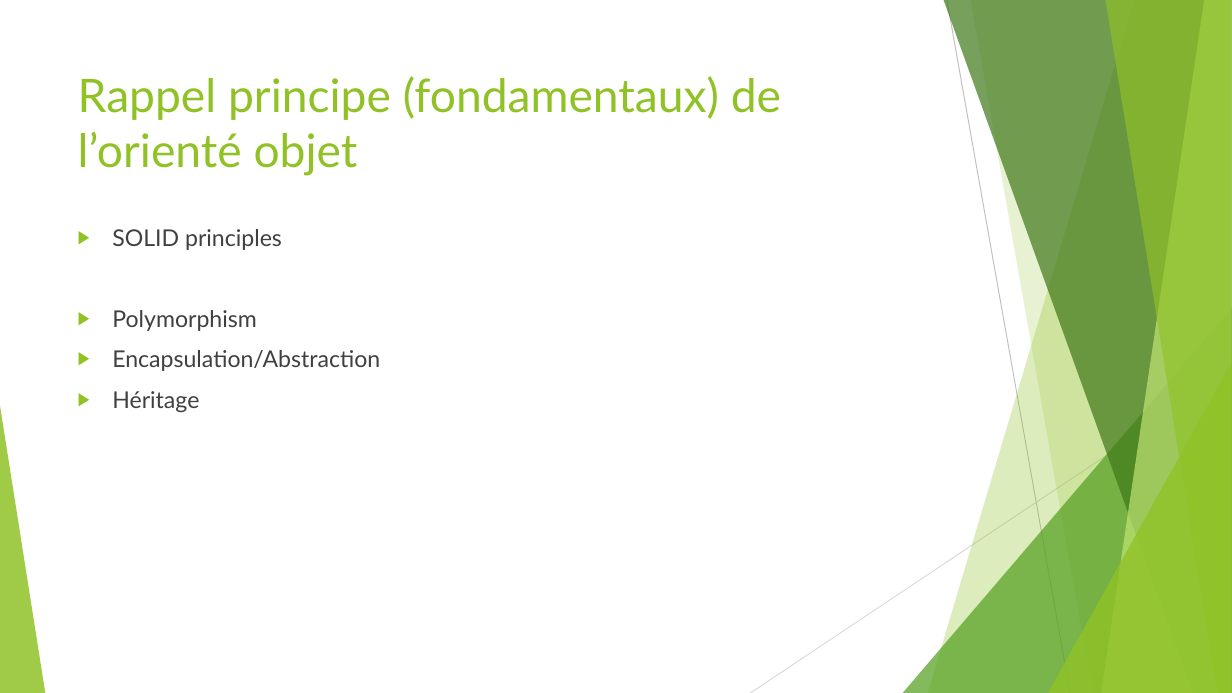
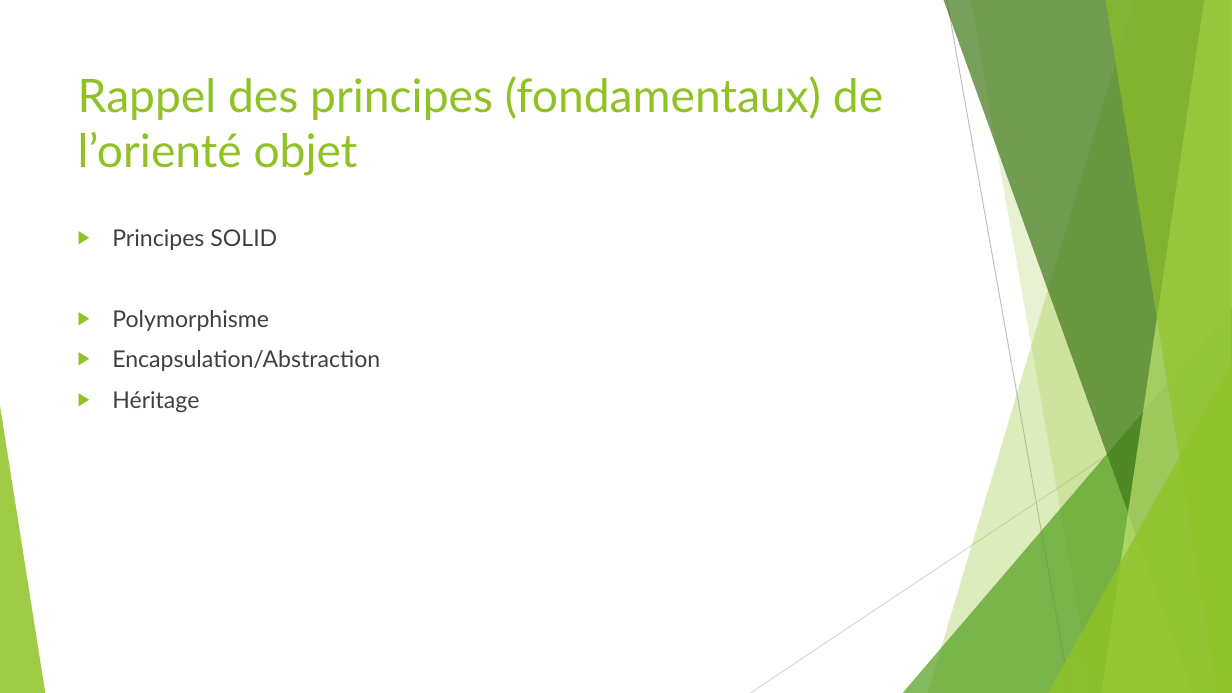
Before and after one commit to worming004/OOPAndGo, a slide deck: slide 13 of PPT/OOPAndGo.pptx. Drawn at 1232x693 pixels with LibreOffice and Linux fonts; fonts in the diff are those of the drawing. Boxes give left, top, right and bottom in pixels: in the first picture for what was removed or moved away, otherwise in the second. Text is boxed around its words. In the diff, an @@ line names an element or a change of style, - is before the commit and + after.

```diff
--- a/PPT/OOPAndGo.pptx
+++ b/PPT/OOPAndGo.pptx
@@ title at (x1=78, y1=76, x2=883, y2=176): text changed @@
-Rappel principe (fondamentaux) de l’orienté objet
+Rappel des principes (fondamentaux) de l’orienté objet
@@ text at (x1=112, y1=229, x2=277, y2=331): text changed @@
-▶ SOLID principles
-▶ Polymorphism
+▶ Principes SOLID
+▶ Polymorphisme
```
Also in this commit, not shown: 9 other slides changed, 1 slide added, 1 slide removed, 1 other file.
